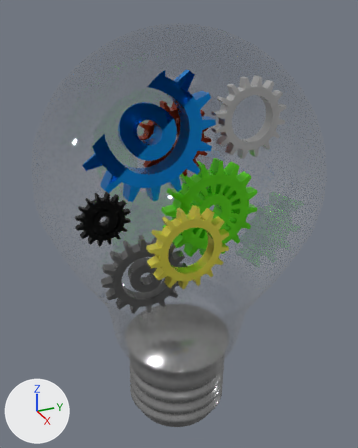
An edit to the glTF model 00.glb, drawn before and after from the same camera.
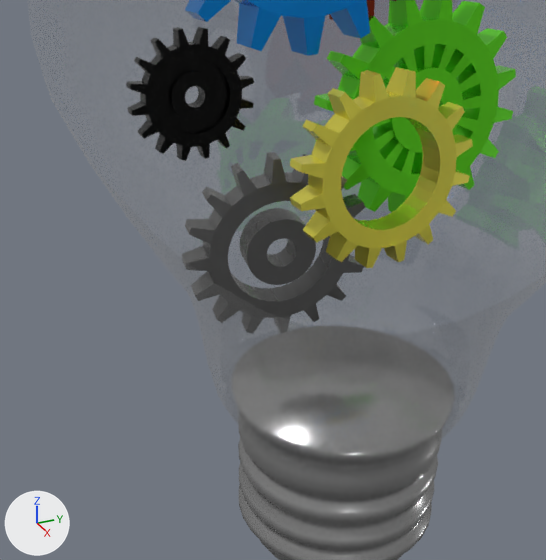
Each version appears first whole from a 50 mm lens placed at (3.94, -1.66, 2.23), pointed at (0.04, 0.09, 0.28), and next in a close-up from a 50 mm lens placed at (2.83, -1.55, 1.03), pointed at (0.05, -0.29, -0.36). Arrows for +X, +Y and +Z are at lower left; the lights stay in place. Everything nearer to the camera than a plane just in front of the edit is cut away. Where no turn or scale is listed for an object, it has been applied to the vertices.
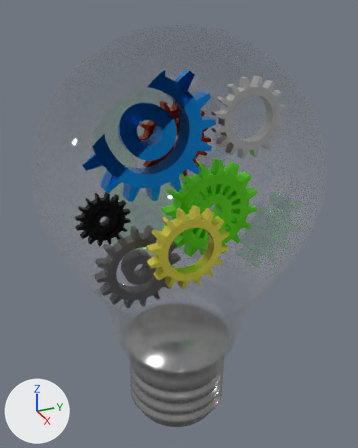
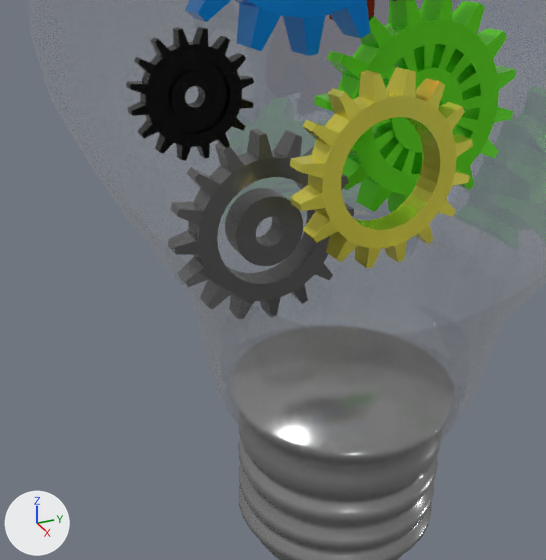
What differs and where, as boxes (x1, y1, x2, y2) in the close-ups (546 x 560 px):
```json
{"object": "Cylinder.005", "change": "moved, turned", "before": [182, 152, 365, 322], "after": [168, 129, 354, 316]}
```

Scene script edits in JSON lines:
```json
{"op": "set", "path": "ob_cylinder_005.location", "old": "(-0.029, -0.236, -0.238)", "new": "(-0.029, -0.301, -0.135)"}
{"op": "set", "path": "ob_cylinder_005.rotation_euler", "old": "(1.634, 0.63, 1.468)", "new": "(1.571, 0.63, 1.571)", "note": "degrees (94, 36, 84) -> degrees (90, 36, 90)"}
```
